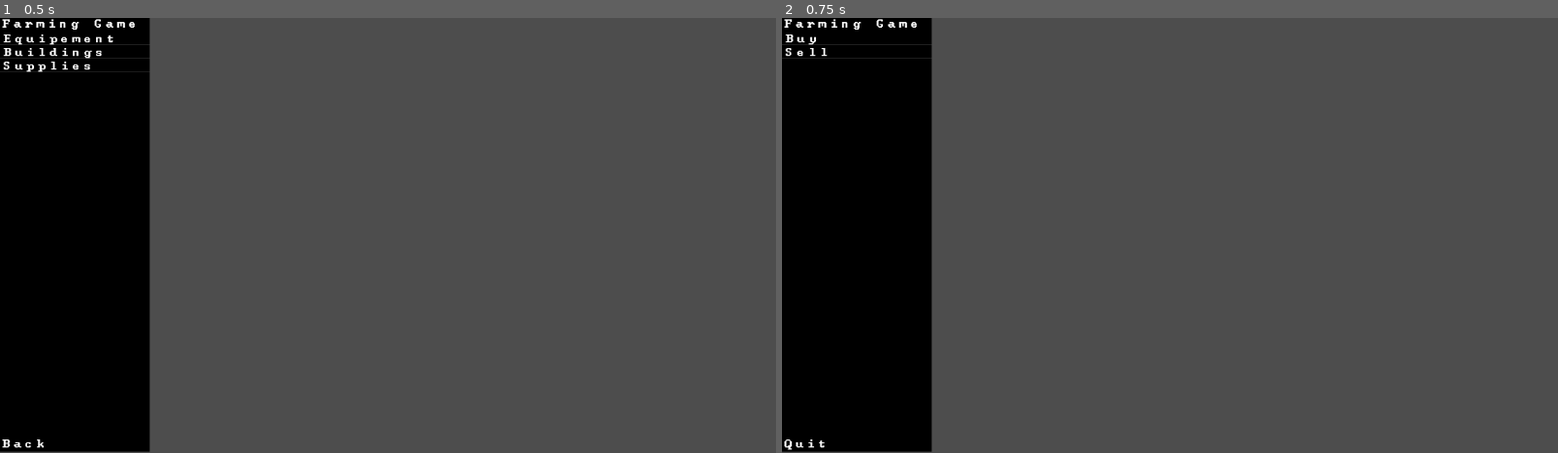
Above: before the commit, frames 1-2 (left to right).
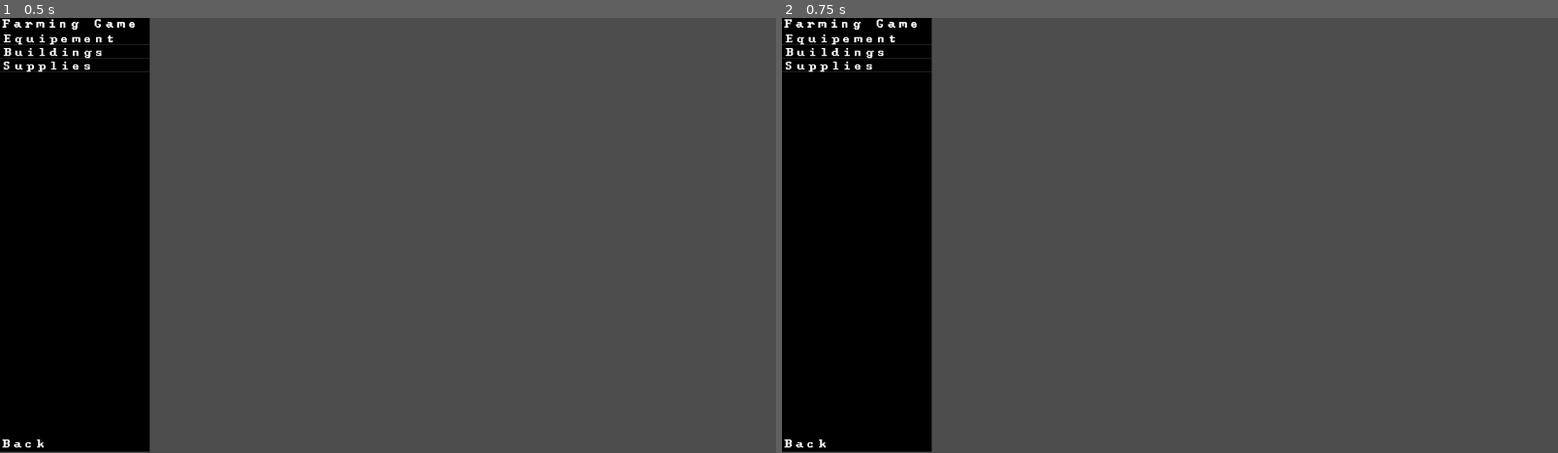
Above: after the commit, the same moments.

Repository: TylerDMielke/GDAsciiFarm
Game: Godot game, scene res://scenes/sidebar_buy.tscn
Two runs of this game, one before a commit and one after it. Both use one fixed random seed, a clock stepped at 60 frames per second and the inputs below. This scene is started directly instead of the project's main scene.
Inputs:
- Up to frame 1 (0.5 s): no input
- Up to frame 2 (0.75 s): click "Back" at 0.5 s

Frame 1 is identical in both runs. In frame 2, 0.4% of the frame differs, in the area x 0-20%, y 3-100%.

Commit message:
change ui handling

Diff:
--- /dev/null
+++ b/scenes/game_interface.tscn
@@ -0,0 +1,16 @@
+[gd_scene load_steps=3 format=3 uid="uid://c3f4dhwwdgihw"]
+
+[ext_resource type="Script" path="res://scripts/game_interface.gd" id="1_nxygg"]
+[ext_resource type="PackedScene" uid="uid://kmbh41uyb5xi" path="res://scenes/sidebar_home.tscn" id="2_s52mx"]
+
+[node name="GameInterface" type="Control"]
+layout_mode = 3
+anchors_preset = 15
+anchor_right = 1.0
+anchor_bottom = 1.0
+grow_horizontal = 2
+grow_vertical = 2
+script = ExtResource("1_nxygg")
+
+[node name="Sidebar" parent="." instance=ExtResource("2_s52mx")]
+layout_mode = 0
--- a/scenes/sidebar.tscn
+++ b/scenes/sidebar_home.tscn
@@ -1,12 +1,12 @@
 [gd_scene load_steps=2 format=3 uid="uid://kmbh41uyb5xi"]
 
-[ext_resource type="Script" path="res://scripts/game_ui.gd" id="1_xxt4n"]
+[ext_resource type="Script" path="res://scripts/sidebar.gd" id="1_ot14y"]
 
-[node name="Sidebar" type="MarginContainer"]
+[node name="SidebarHome" type="MarginContainer"]
 z_index = 1
 offset_right = 220.0
 offset_bottom = 638.0
-script = ExtResource("1_xxt4n")
+script = ExtResource("1_ot14y")
 
 [node name="PanelContainer" type="PanelContainer" parent="."]
 layout_mode = 2
--- a/scenes/test_level.tscn
+++ b/scenes/test_level.tscn
@@ -1,14 +1,12 @@
 [gd_scene load_steps=4 format=3 uid="uid://cg8jqqwny6qsa"]
 
 [ext_resource type="Script" path="res://scripts/test_level.gd" id="1_22tv3"]
-[ext_resource type="PackedScene" uid="uid://kmbh41uyb5xi" path="res://scenes/sidebar.tscn" id="3_r4b1n"]
-[ext_resource type="PackedScene" uid="uid://wllrb68jnwlu" path="res://scenes/game_map.tscn" id="3_xh5j2"]
+[ext_resource type="PackedScene" uid="uid://wllrb68jnwlu" path="res://scenes/game_map.tscn" id="2_my3k6"]
+[ext_resource type="PackedScene" uid="uid://c3f4dhwwdgihw" path="res://scenes/game_interface.tscn" id="3_1gpwc"]
 
 [node name="TestLevel" type="Node2D"]
 script = ExtResource("1_22tv3")
 
-[node name="GameMap" parent="." instance=ExtResource("3_xh5j2")]
-map_orig = Vector2i(13, 0)
-map_size = Vector2i(71, 40)
+[node name="GameMap" parent="." instance=ExtResource("2_my3k6")]
 
-[node name="Sidebar" parent="." instance=ExtResource("3_r4b1n")]
+[node name="GameInterface" parent="." instance=ExtResource("3_1gpwc")]
--- /dev/null
+++ b/scripts/game_interface.gd
@@ -0,0 +1,27 @@
+extends Control
+
+signal display_sidebar(sidebar_name: String)
+
+@onready var sidebar_home: MarginContainer = preload("res://scenes/sidebar_home.tscn").instantiate()
+@onready var sidebar_buy: MarginContainer = preload("res://scenes/sidebar_buy.tscn").instantiate()
+
+
+func _ready():
+	display_sidebar.connect(_on_display_sidebar)
+
+
+func _process(_delta):
+	pass
+
+
+func _on_display_sidebar(sidebar_name: String) -> void:
+	_remove_all_sidebars()
+	if sidebar_name.to_lower() == "home":
+		add_child(sidebar_home)
+	elif sidebar_name.to_lower() == "buy":
+		add_child(sidebar_buy)
+
+
+func _remove_all_sidebars() -> void:
+	remove_child(sidebar_home)
+	remove_child(sidebar_buy)
--- a/scripts/game_ui.gd
+++ b/scripts/sidebar.gd
@@ -1,6 +1,4 @@
 extends MarginContainer
-
-@onready var buy_menu: PackedScene = preload("res://scenes/sidebar_buy.tscn")
 
 @onready var item_list: ItemList = $PanelContainer/VBoxContainer/MarginContainer/ItemList
 @onready var quit_button: Button = $PanelContainer/VBoxContainer/MarginContainer2/QuitButton
@@ -16,16 +14,8 @@
 
 
 func _on_item_pressed(id: int):
-	if id == 0:
-		_load_buy_menu()
-	elif id == 1:
-		print_debug("Sell Pressed")
-
-
-func _load_buy_menu():
-	get_parent().add_child(buy_menu.instantiate())
-	queue_free()
-
-
-func _load_sell_menu():
-	pass
+	if get_parent().has_signal("display_sidebar"):
+		if id == 0:
+			get_parent().display_sidebar.emit("buy")
+		elif id == 1:
+			print_debug("Sell Pressed")
--- a/scripts/sidebar_buy.gd
+++ b/scripts/sidebar_buy.gd
@@ -1,6 +1,4 @@
 extends MarginContainer
-
-@onready var previous_menu: PackedScene = preload("res://scenes/sidebar.tscn")
 
 @onready var item_list: ItemList = $PanelContainer/VBoxContainer/MarginContainer/ItemList
 @onready var back_button: Button = $PanelContainer/VBoxContainer/MarginContainer2/BackButton
@@ -25,7 +23,5 @@
 
 
 func _on_back_pressed():
-	print_debug("Previous Menu: {0}".format([previous_menu]))
-	print_debug("Parent Node: {0}".format([get_parent()]))
-	get_parent().add_child(previous_menu.instantiate())
-	queue_free()
+	if get_parent().has_signal("display_sidebar"):
+		get_parent().display_sidebar.emit("home")
--- a/scripts/test_level.gd
+++ b/scripts/test_level.gd
@@ -1,7 +1,7 @@
 extends Node2D
 
 @onready var game_map: Node2D = $GameMap
-@onready var game_ui: MarginContainer = $GameUI
+@onready var game_ui: MarginContainer = $Sidebar
 @onready var debug_message_timer: Timer = Timer.new()
 
 
